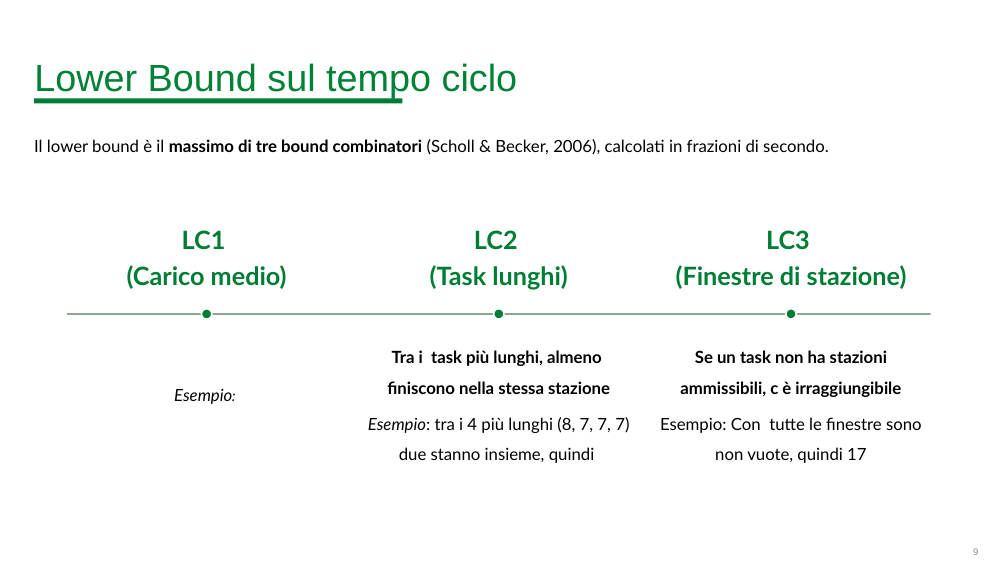
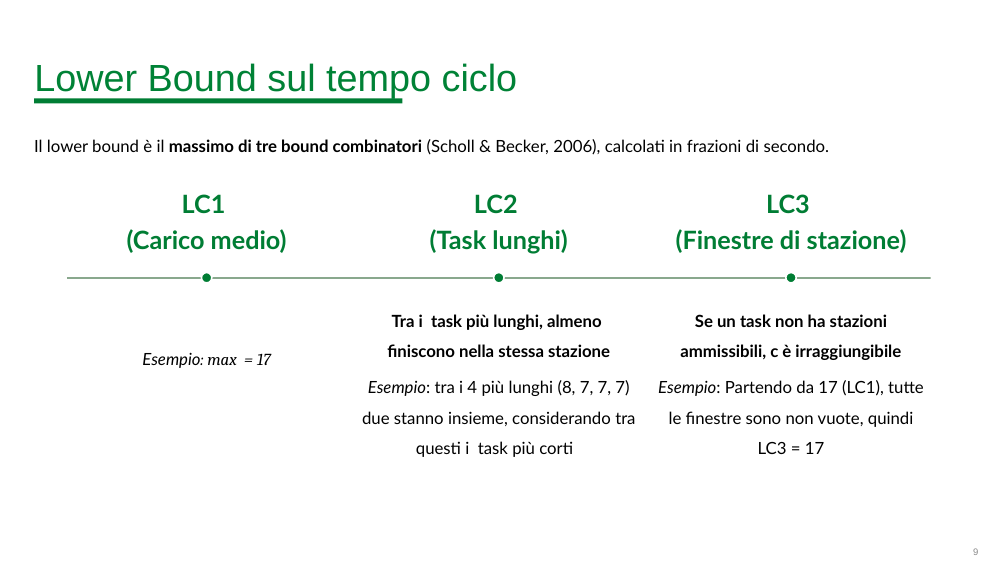
Before and after one commit to BitSquish/Assembly-Line-Balancing, a slide deck: slide 9 of slides/Assembly Line Balancing Problem.pptx. Drawn at 1008x567 pixels with LibreOffice and Linux fonts; fonts in the diff are those of the drawing; background and template pictures are left out. Boxes give left, top, right and bottom in pixels: in the first picture for what was removed or moved away, otherwise in the second. Text is boxed around its words. In the diff, an @@ line names an element or a change of style, - is before the commit and + after.

```diff
--- a/slides/Assembly Line Balancing Problem.pptx
+++ b/slides/Assembly Line Balancing Problem.pptx
@@ 5 texts, 3 ellipses, 1 rectangle: place and size @@
-5 texts, 3 ellipses, 1 rectangle at [67,230,931,463]
+5 texts, 3 ellipses, 1 rectangle at [67,194,931,457]
@@ text at [142,352,271,368]: text changed @@
-Esempio:
+Esempio: max = 17
@@ text at [362,380,635,457]: text changed @@
-Esempio: tra i 4 più lunghi (8, 7, 7, 7) due stanno insieme, quindi
+Esempio: tra i 4 più lunghi (8, 7, 7, 7) due stanno insieme, considerando tra questi i task più corti
@@ text at [658,380,924,427]: text changed @@
-Esempio: Con tutte le finestre sono non vuote, quindi 17
+Esempio: Partendo da 17 (LC1), tutte le finestre sono non vuote, quindi LC3 = 17
```
Also in this commit, not shown: 15 other slides changed, 12 slides added, 9 slides removed, 1 other file.
